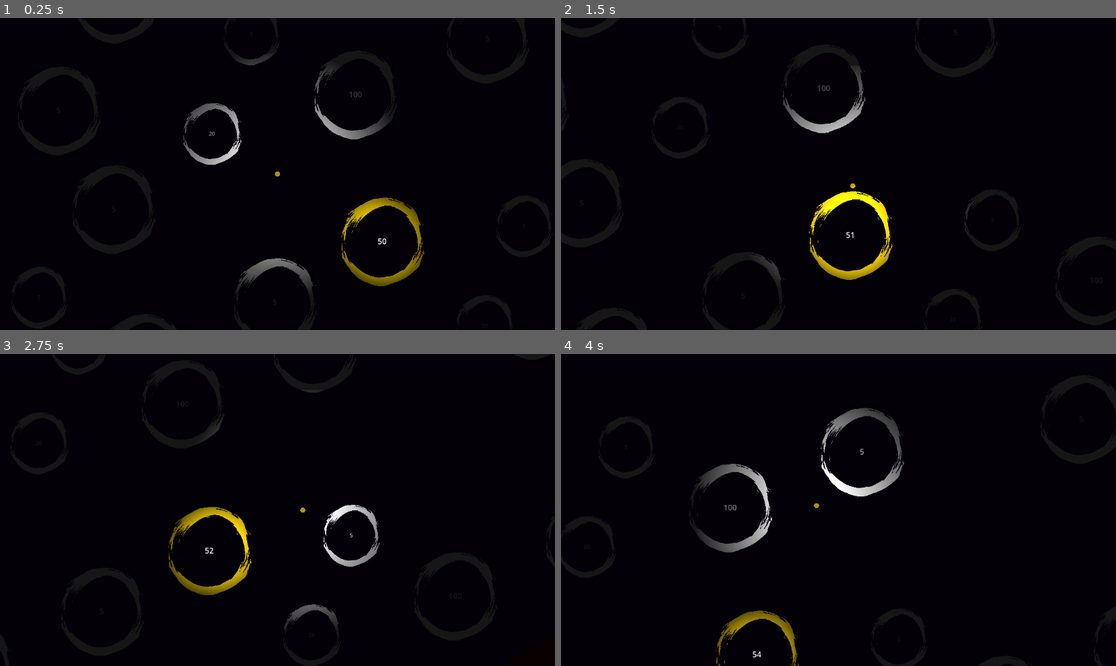
Above: before the commit, frames 1-4 (two rows, left to right).
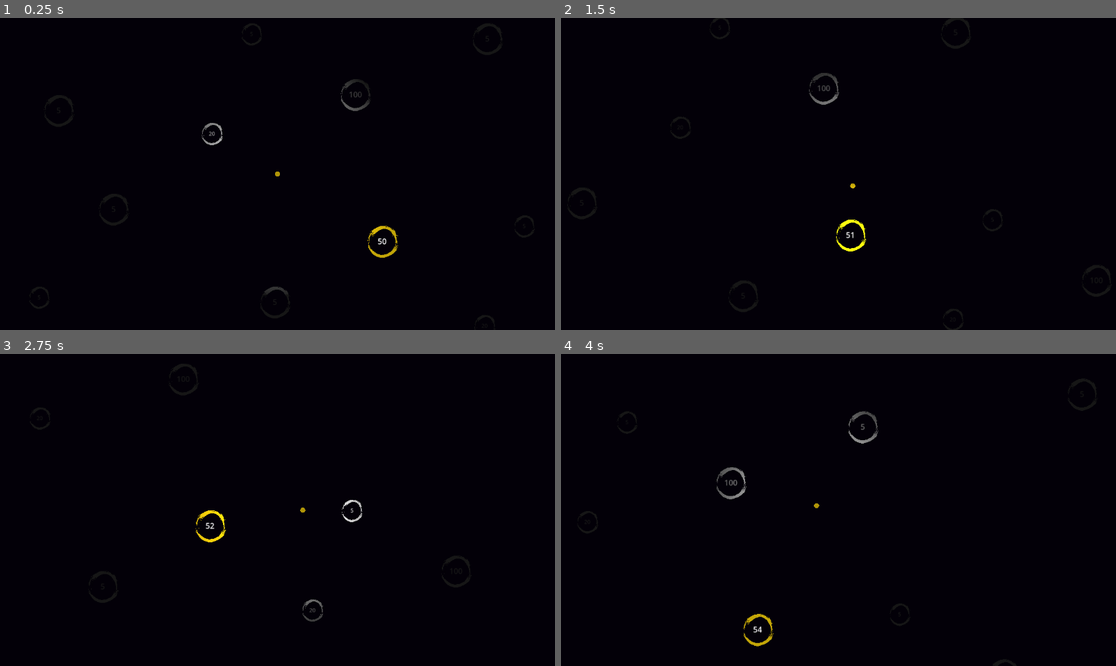
Above: after the commit, the same moments.

Repository: FabienSchmitt/Symbiosis
Game: Godot game, scene res://scenes/main_cells.tscn
The game is run twice, just before and just after one commit, with the same random seed, the same clock (stepped at 60 frames per second) and the same inputs.
Inputs (mouse positions are in pixels of both pictures, inside the frame that each line leads up to):
- Up to frame 1 (0.25 s): no input
- Up to frame 2 (1.5 s): tap Enter at 0.5 s; move the mouse to (943, 242) at 0.52 s; hold Right (right) 0.53-1.28 s; click (943, 242) at 0.67 s; move the mouse to (1021, 227) at 1.27 s; hold S (down) from 1.28 s (still down); click (1021, 227) at 1.42 s
- Up to frame 3 (2.75 s): move the mouse to (377, 637) at 2.02 s; release S (down) at 2.03 s; hold Right (right) from 2.03 s (still down); click (377, 637) at 2.17 s
- Up to frame 4 (4 s): move the mouse to (1016, 597) at 2.77 s; release Right (right) at 2.78 s; hold Up (up) 2.78-3.53 s; click (1016, 597) at 2.92 s; move the mouse to (1104, 603) at 3.52 s; hold Left (left) from 3.53 s (still down); click (1104, 603) at 3.67 s

The runs differ from the first frame. In frame 1, 3.1% of the frame differs, in the area x 33-77%, y 11-89%; in frame 2, 2.1%; in frame 3, 2.2%; in frame 4, 2.8%.

Commit message:
procedural stuff

Diff:
--- a/scenes/cell.tscn
+++ b/scenes/cell.tscn
@@ -21,7 +21,10 @@
 [node name="Cell" type="Area2D"]
 script = ExtResource("1_gwrgs")
 replication_speed = 0.5
+size = null
+max_size = null
 species = ExtResource("2_ds1sf")
+radius = null
 
 [node name="BigDrawnCircle" type="Sprite2D" parent="."]
 unique_name_in_owner = true
@@ -44,7 +47,8 @@
 horizontal_alignment = 1
 vertical_alignment = 1
 
-[node name="CollisionShape2D" type="CollisionShape2D" parent="."]
+[node name="AreaCollisionShape" type="CollisionShape2D" parent="."]
+unique_name_in_owner = true
 rotation = -0.01860404
 shape = SubResource("CircleShape2D_gwrgs")
 
@@ -60,6 +64,7 @@
 
 [node name="StaticBody2D" type="StaticBody2D" parent="."]
 
-[node name="CollisionShape2D2" type="CollisionShape2D" parent="StaticBody2D"]
+[node name="StaticCollisionShape" type="CollisionShape2D" parent="StaticBody2D"]
+unique_name_in_owner = true
 rotation = -0.01860404
 shape = SubResource("CircleShape2D_gwrgs")
--- /dev/null
+++ b/scenes/procedural_environment.tscn
@@ -0,0 +1,6 @@
+[gd_scene load_steps=2 format=3 uid="uid://cd8qntrmh0ipq"]
+
+[ext_resource type="Script" uid="uid://c3otgqvgg3ur4" path="res://scripts/procedural_environment.gd" id="1_1idrb"]
+
+[node name="ProceduralEnvironment" type="Node2D"]
+script = ExtResource("1_1idrb")
--- a/scripts/cell.gd
+++ b/scripts/cell.gd
@@ -5,6 +5,7 @@
 @export var size := 5
 @export var max_size := 100
 @export var species: Species
+@export var radius: float = 32.0
 
 @onready var size_label : Label = $Label
 @onready var _selected_circle : Sprite2D  = %SelectedCircle
@@ -13,16 +14,23 @@
 @onready var flow_field_manager: FlowFieldManager = %FlowFieldManager
 @onready var _replication_timer: Timer = %ReplicationTimer
 @onready var _light: PointLight2D = %PointLight2D
+@onready var _area_collision_shape : CollisionShape2D = %AreaCollisionShape
+@onready var _static_collision_shape : CollisionShape2D = %StaticCollisionShape
 
 
 var flow_field: FlowField
 
 func _ready() -> void:
+	_area_collision_shape.shape = _area_collision_shape.shape.duplicate()
+	_static_collision_shape.shape = _static_collision_shape.shape.duplicate()
+
 	set_timer()
+
 	size_label.text = str(size)
 	if species == null : species = Species.new()
 	_circle.modulate = species.color
 	_selected_circle.modulate = species.color
+	set_radius(radius)
 
 	#shaders stuff
 	# _circle.material = _circle.material.duplicate()
@@ -65,6 +73,25 @@
 	_circle.modulate = species.color
 	# set_shader()
 
+func set_radius(value: float):
+	radius = value
+	# Collision
+	var shape := _area_collision_shape.shape as CircleShape2D
+	shape.radius = radius
+	shape = _static_collision_shape.shape as CircleShape2D
+	shape.radius = radius
+
+	# Sprite scaling
+	if _circle.texture:
+		var texture_size = _circle.texture.get_size()
+		var diameter = radius * 2.0
+		_circle.scale = Vector2.ONE * (diameter / texture_size.x)
+
+	if _selected_circle.texture:
+		var texture_size = _selected_circle.texture.get_size()
+		var diameter = radius * 2.0
+		_selected_circle.scale = Vector2.ONE * (diameter / texture_size.x)
+
 func _on_timer_timeout() -> void:
 	if species.is_neutral: return
 	size += 1
--- /dev/null
+++ b/scripts/procedural_environment.gd
@@ -0,0 +1,62 @@
+extends Node2D
+
+
+@export var number_of_cells := 50
+@export var minimal_cell_radius := 20
+@export var maximal_cell_radius = 100
+
+@export var max_iteration := 1000
+
+var _cell_scene: PackedScene
+
+var _cells: Array[Cell] = []
+
+func _ready() -> void:
+	# rule of thumb
+	var max_pos = sqrt(number_of_cells) * ((maximal_cell_radius - minimal_cell_radius) / 2.0) * 6
+	_cell_scene = preload("res://scenes/cell.tscn")
+	for n in number_of_cells:
+		var radius = randi_range(minimal_cell_radius, maximal_cell_radius)
+		var cell = _cell_scene.instantiate()
+		cell.radius = radius
+		cell.global_position = Vector2(randf_range(-max_pos / 2.0, max_pos / 2.0), - randf_range(-max_pos / 2.0, max_pos / 2.0))
+		_cells.append(cell)
+
+	_execute_loop()
+
+	for cell in _cells:
+		get_tree().current_scene.add_child(cell)
+
+
+func _execute_loop():
+	for i in max_iteration:
+		if _check_placement():
+			print ("setup complete on iteration ", i)
+			return
+
+	print("Max iteration reached")
+
+func _check_placement() -> bool:
+	var contains_overlap = false
+	# check cells repartition
+	for i in _cells.size():
+		for j in range(i + 1, _cells.size()):
+			var c1 = _cells[i]
+			var c2 = _cells[j]
+			if _do_overlap_and_repel(c1, c2) :
+				contains_overlap = true
+
+	var placement_complete = !contains_overlap
+	return placement_complete
+
+
+func _do_overlap_and_repel(c1: Cell, c2: Cell) -> bool:
+	var direction = c1.global_position - c2.global_position
+	if direction.length() > c1.radius + c2.radius:
+		return false
+
+	# repel if they overlap
+	var push = c1.radius + c2.radius - direction.length()
+	c1.global_position += direction.normalized() * (push * 0.75)
+	c2.global_position -= direction.normalized() * (push * 0.75)
+	return true
Not shown, added: scripts/procedural_environment.gd.uid
